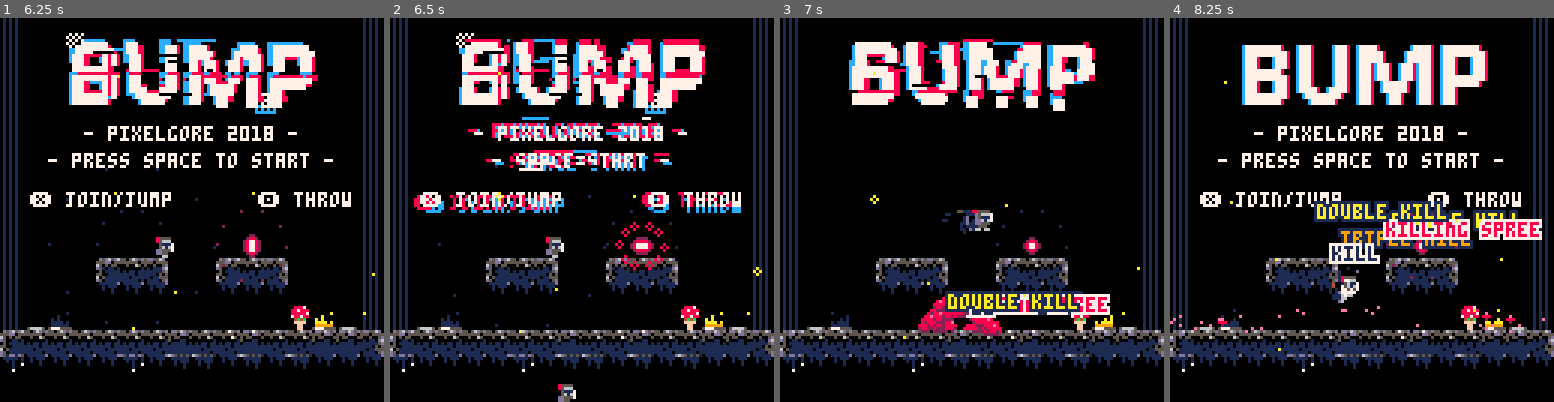
Above: before the commit, frames 1-4 (left to right).
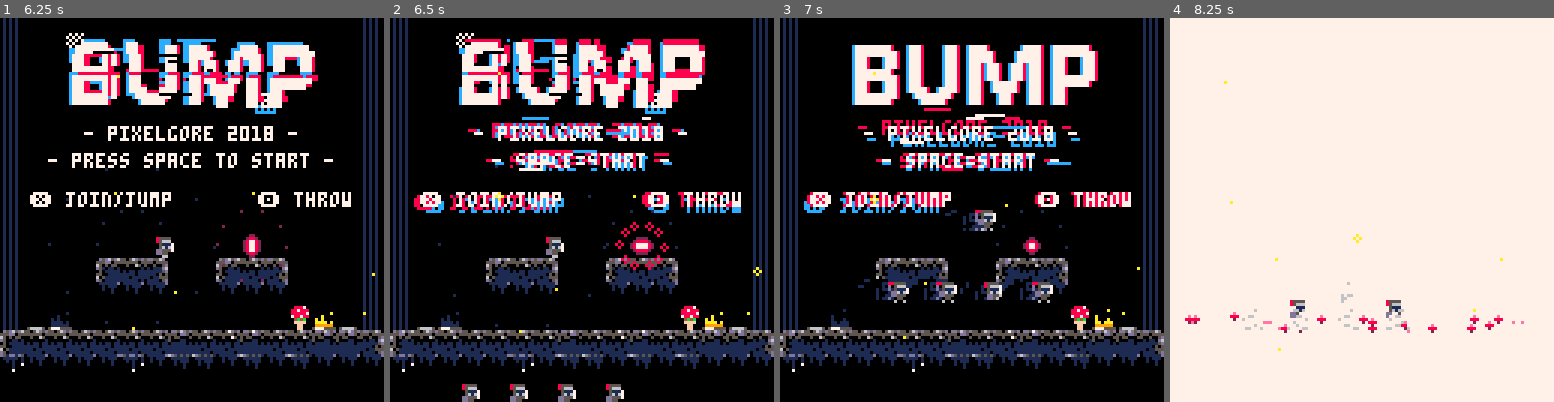
Above: after the commit, the same moments.

Repository: wesen/carts
Game: PICO-8 cartridge games/bump/bump.p8
Same seed, same stepped clock (60 frames per second), same inputs: the game is played once before the commit and once after it.
Inputs:
- Up to frame 1 (6.25 s): tap O (Z key) at 0.33, 1.07, 2.22, 3.72, 5.22 s; tap Down at 0.7 s; tap X (X key) at 1.43, 2.07, 2.82, 3.57, 4.32, 5.07, 5.82 s; hold Up 1.97-2.63 s; hold Right 2.68-3.02 s; hold Down 3.07-3.73 s; hold Left 3.78-4.12 s; hold Up 4.17-4.5 s; hold Left 4.55-5.05 s; hold Right 5.1-5.93 s; hold Up from 5.98 s (still down)
- Up to frame 2 (6.5 s): keep holding Up
- Up to frame 3 (7 s): tap X (X key) at 6.57 s; release Up at 6.65 s; hold Right from 6.7 s (still down); tap O (Z key) at 6.72 s
- Up to frame 4 (8.25 s): release Right at 7.03 s; hold Down 7.08-7.75 s; tap X (X key) at 7.32, 8.07 s; hold Left 7.8-8.13 s; hold Up from 8.18 s (still down); tap O (Z key) at 8.22 s

Frame 1 is identical in both runs. In frame 2, 0.5% of the frame differs, in the area x 18-61%, y 95-100%; in frame 3, 14%; in frame 4, 90%, in the area x 0-100%, y 0-100%.

Commit message:
Integrate new music, fix spawn point collision

Diff:
--- a/games/bump/bump.p8
+++ b/games/bump/bump.p8
@@ -53,7 +53,7 @@
 
 ground_grace_interval=6
 
-win_threshold=9
+win_threshold=0
 
 
 function class (init)
@@ -708,7 +708,7 @@
    if (dist<min_dist) min_dist=dist
   end
   for p in all(spawn_points) do
-   local dist=sqrt((pos.x-p.x)^2+(pos.y-p.y)^2)
+   local dist=sqrt((pos.x-p.target_x)^2+(pos.y-p.target_y)^2)
    if (dist<min_dist) min_dist=dist
   end
   if min_dist>max_spawn_dist then
@@ -1880,15 +1880,17 @@
  particles={}
  fireflies_init(v2(16,16))
  crs={}
+ music(-1,500)
  pwrup_counts=0
  for i=1,4 do
   scores[i]=0
  end
  make_transition(function()
-  mode=mode_transition
-  room=cls_room.init(v2(0,16),v2(16,16))
+ mode=mode_transition
+ room=cls_room.init(v2(0,16),v2(16,16))
  end, function()
   mode=mode_game
+  music(0,100)
   for input,v in pairs(connected_players) do
    if v==true then
     room:spawn_player(input)
@@ -1898,7 +1900,9 @@
 end
 
 function end_game()
+ music(-1,500)
  make_transition(nil,function()
+  music(48,100)
   mode=mode_end
  end)
 end
@@ -1909,13 +1913,13 @@
 
 function _init()
  poke(0x5f2d,1)
+ music(32)
  room=cls_room.init(v2(0,0),v2(16,16))
  room:spawn_player(p1_input)
  room:spawn_player(p2_input)
  -- room:spawn_player(p3_input)
  -- room:spawn_player(p4_input)
  fireflies_init(v2(16,16))
- music(0)
 end
 
 function update_a(a) a:update() end
@@ -1964,7 +1968,7 @@
    local _spr=start_sprites[winning_player]+flr(frame/8)%3
    local sx=_spr%16*8
    local sy=flr(_spr/16)*8
-   sspr(sx,sy,8,8,64-16,title_dy+56,32,32)
+   sspr(sx,sy,8,8,64-16,title_dy+58,32,32)
 
    if is_space_pressed() then
     run()
--- a/games/bump/config.lua
+++ b/games/bump/config.lua
@@ -3,4 +3,4 @@
 
 ground_grace_interval=6
 
-win_threshold=9
+win_threshold=0
--- a/games/bump/main.lua
+++ b/games/bump/main.lua
@@ -38,15 +38,17 @@
  particles={}
  fireflies_init(v2(16,16))
  crs={}
+ music(-1,500)
  pwrup_counts=0
  for i=1,4 do
   scores[i]=0
  end
  make_transition(function()
-  mode=mode_transition
-  room=cls_room.init(v2(0,16),v2(16,16))
+ mode=mode_transition
+ room=cls_room.init(v2(0,16),v2(16,16))
  end, function()
   mode=mode_game
+  music(0,100)
   for input,v in pairs(connected_players) do
    if v==true then
     room:spawn_player(input)
@@ -56,7 +58,9 @@
 end
 
 function end_game()
+ music(-1,500)
  make_transition(nil,function()
+  music(48,100)
   mode=mode_end
  end)
 end
@@ -67,13 +71,13 @@
 
 function _init()
  poke(0x5f2d,1)
+ music(32)
  room=cls_room.init(v2(0,0),v2(16,16))
  room:spawn_player(p1_input)
  room:spawn_player(p2_input)
  -- room:spawn_player(p3_input)
  -- room:spawn_player(p4_input)
  fireflies_init(v2(16,16))
- music(0)
 end
 
 function update_a(a) a:update() end
@@ -122,7 +126,7 @@
    local _spr=start_sprites[winning_player]+flr(frame/8)%3
    local sx=_spr%16*8
    local sy=flr(_spr/16)*8
-   sspr(sx,sy,8,8,64-16,title_dy+56,32,32)
+   sspr(sx,sy,8,8,64-16,title_dy+58,32,32)
 
    if is_space_pressed() then
     run()
--- a/games/bump/room.lua
+++ b/games/bump/room.lua
@@ -44,7 +44,7 @@
    if (dist<min_dist) min_dist=dist
   end
   for p in all(spawn_points) do
-   local dist=sqrt((pos.x-p.x)^2+(pos.y-p.y)^2)
+   local dist=sqrt((pos.x-p.target_x)^2+(pos.y-p.target_y)^2)
    if (dist<min_dist) min_dist=dist
   end
   if min_dist>max_spawn_dist then
